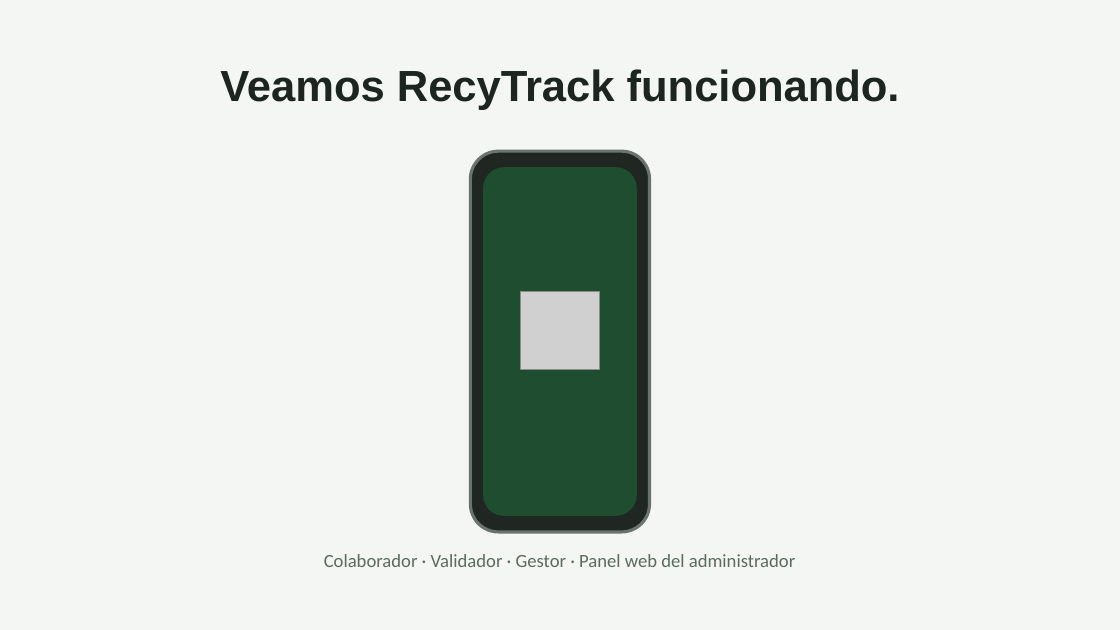
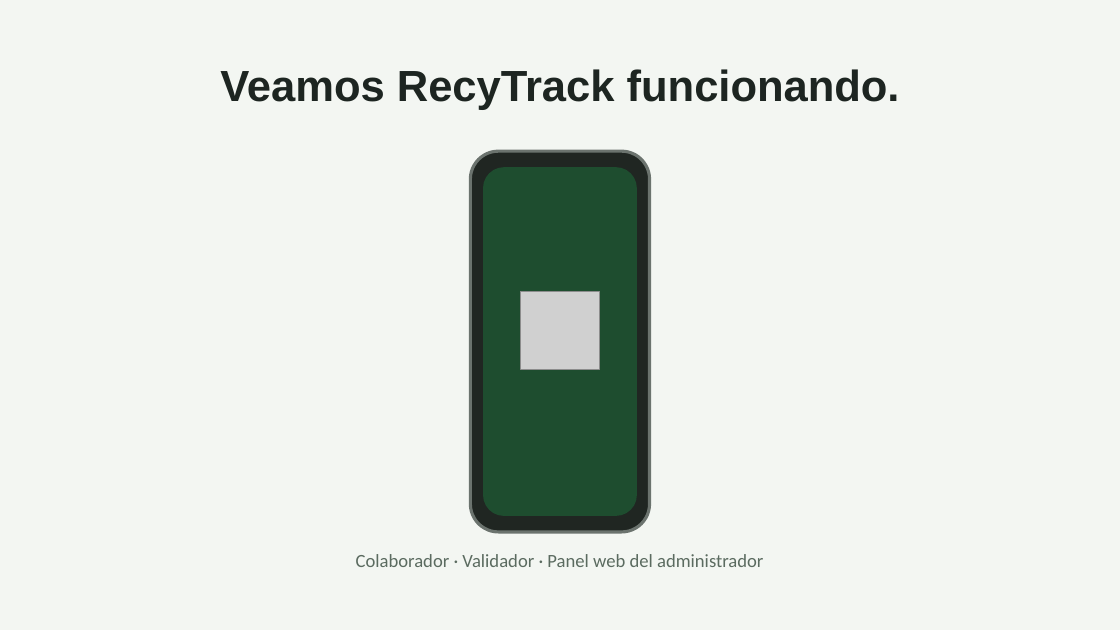
Before and after one commit to AlvaroAjg/Capstone-Ecotrack, a slide deck: slide 9 of Fase 1/Evidencias Adicionales/Fase1RecyTrack.pptx. Drawn at 1120x630 pixels with LibreOffice and Linux fonts; fonts in the diff are those of the drawing; grey boxes stand for pictures. Boxes give left, top, right and bottom in pixels: in the first picture for what was removed or moved away, otherwise in the second. Text is boxed around its words. In the diff, an @@ line names an element or a change of style, - is before the commit and + after.

```diff
--- a/Fase 1/Evidencias Adicionales/Fase1RecyTrack.pptx
+++ b/Fase 1/Evidencias Adicionales/Fase1RecyTrack.pptx
@@ text at box(356, 554, 763, 567): text changed @@
-Colaborador · Validador · Gestor · Panel web del administrador
+Colaborador · Validador · Panel web del administrador
```
Also in this commit, not shown: 2 other slides changed, 1 other file.
